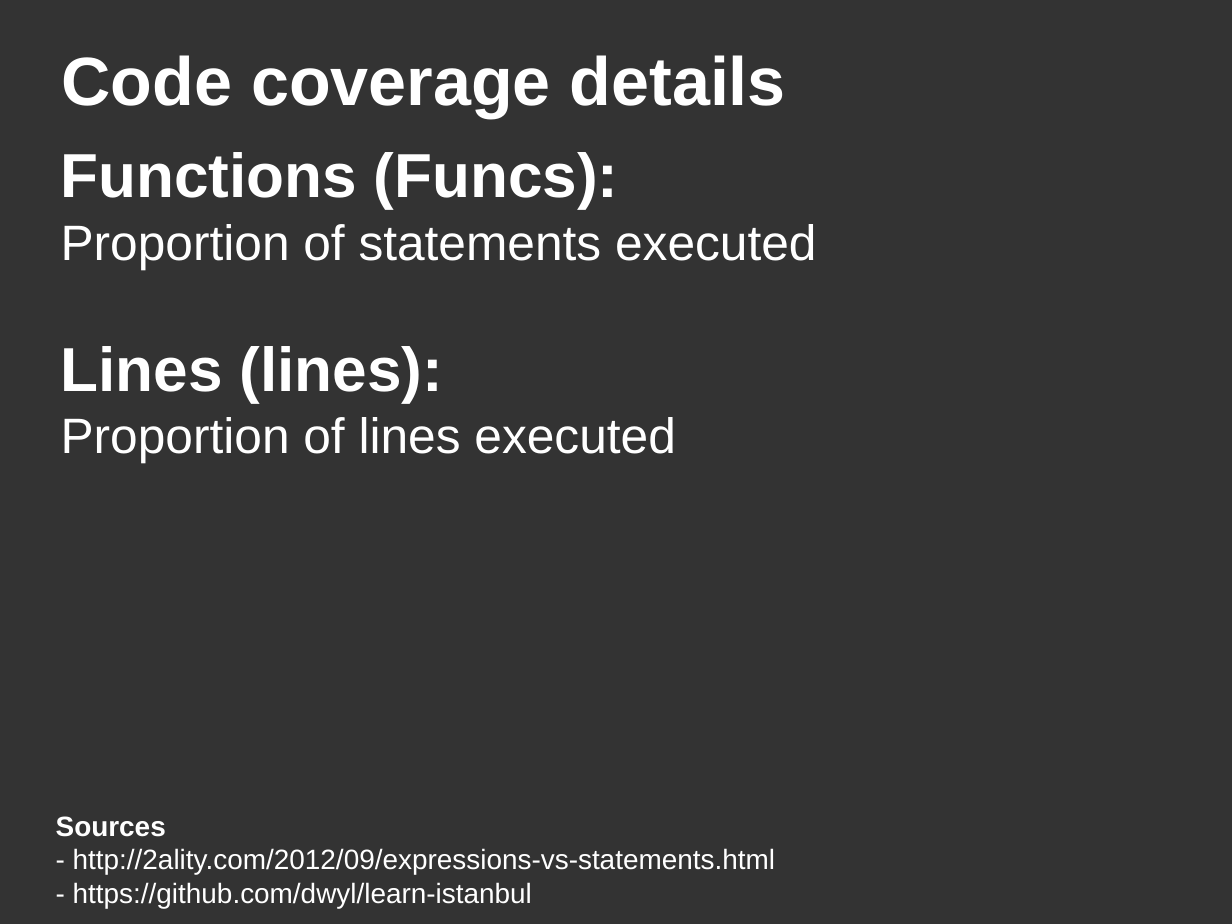
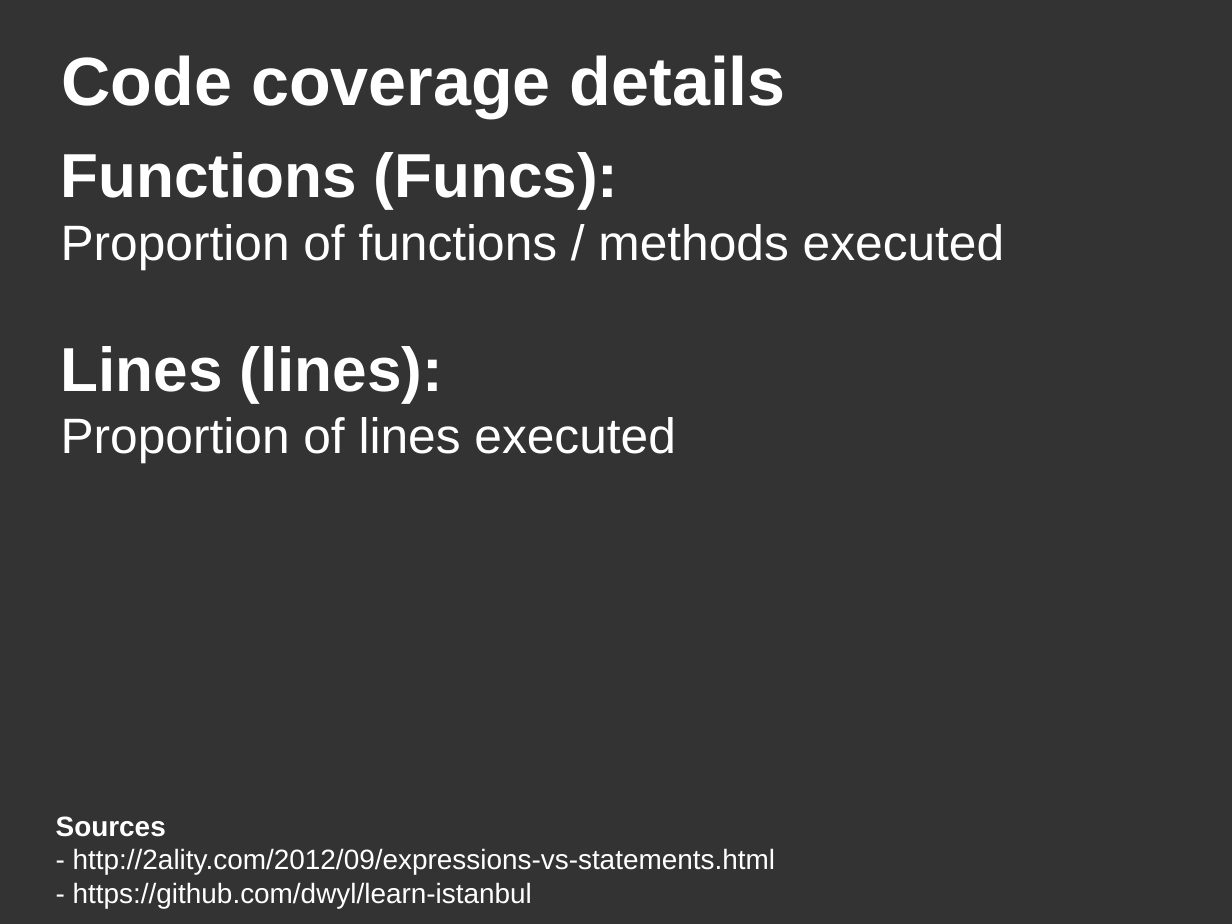
Before and after one commit to DanYellow/presentations, a slide deck: slide 20 of unit-tests/presentation.odp. Drawn at 1232x924 pixels with LibreOffice and Linux fonts; fonts in the diff are those of the drawing. Boxes give left, top, right and bottom in pixels: in the first picture for what was removed or moved away, otherwise in the second. Text is boxed around its words. In the diff, an @@ line names an element or a change of style, - is before the commit and + after.

```diff
--- a/unit-tests/presentation.odp
+++ b/unit-tests/presentation.odp
@@ title at [61,152,1005,463]: text changed @@
-Functions (Funcs):
-Proportion of statements executed
-Lines (lines):
-Proportion of lines executed
+Functions (Funcs):
+Proportion of functions / methods executed
+Lines (lines):
+Proportion of lines executed
```
Also in this commit, not shown: 1 other slide changed, 1 slide added, 1 slide removed, 1 other file.
